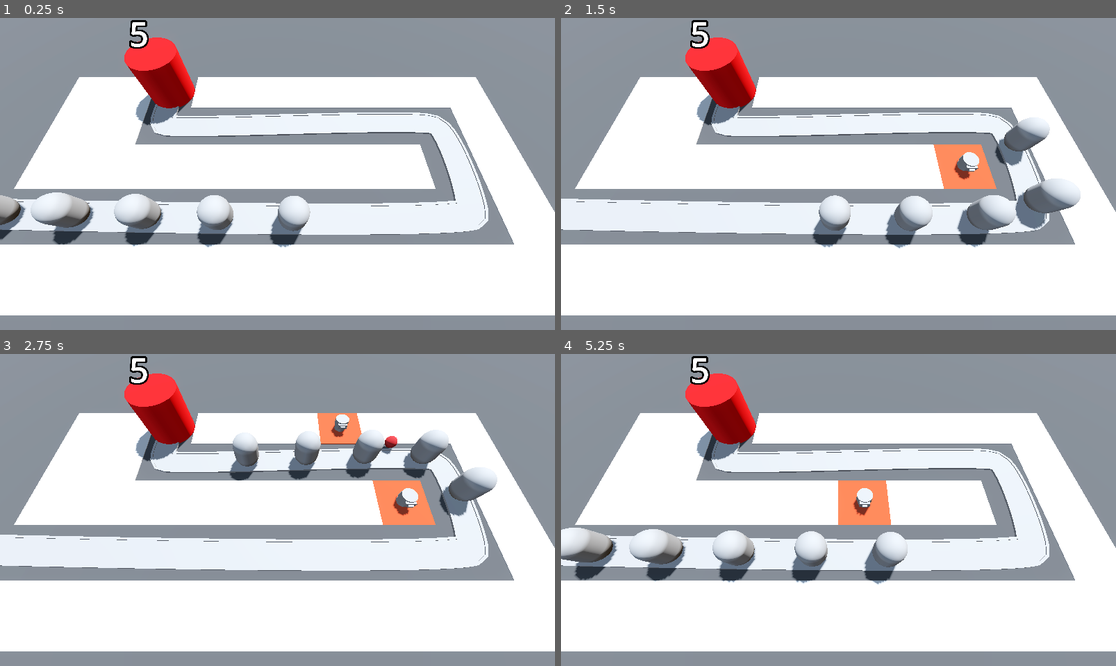
Above: before the commit, frames 1-4 (two rows, left to right).
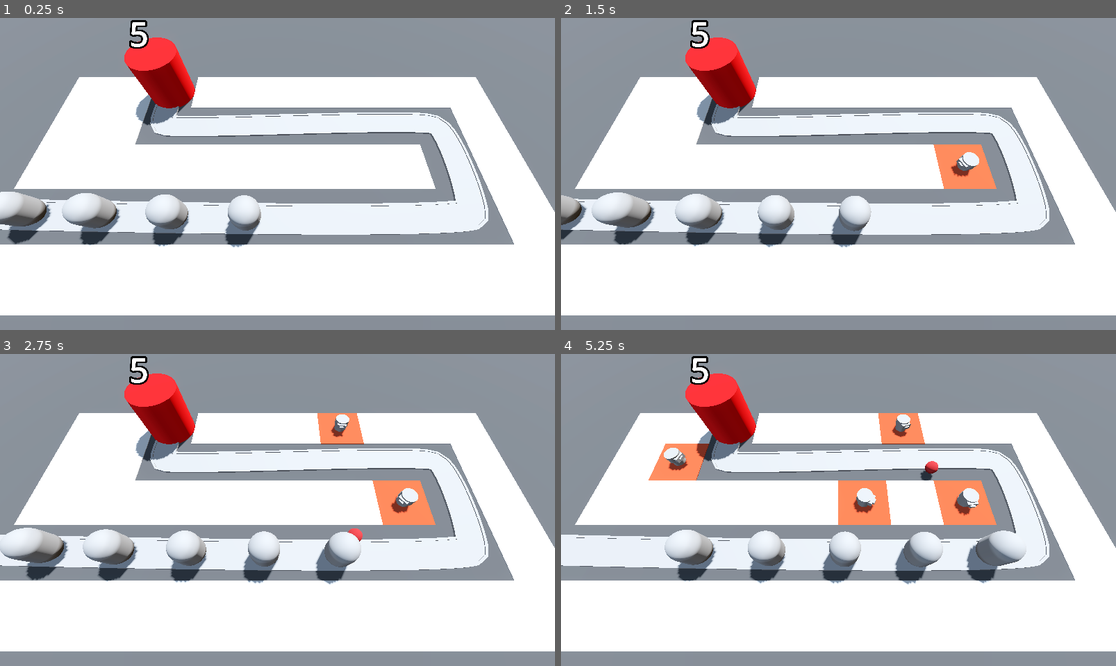
Above: after the commit, the same moments.

Repository: MireiaGonzalez/3d-tower-defence
Game: Godot game, scene res://BaseLevel.tscn
Same seed, same stepped clock (60 frames per second), same inputs: the game is played once before the commit and once after it.
Inputs (mouse positions are in pixels of both pictures, inside the frame that each line leads up to):
- Up to frame 1 (0.25 s): no input
- Up to frame 2 (1.5 s): move the mouse to (960, 158) at 0.52 s; press the mouse at (960, 158) at 0.53 s; move the mouse to (727, 189) at 1.27 s; release the mouse at (727, 189) at 1.28 s; click (727, 189) at 1.35 s
- Up to frame 3 (2.75 s): move the mouse to (333, 441) at 2.02 s; press the mouse at (333, 441) at 2.03 s
- Up to frame 4 (5.25 s): move the mouse to (810, 572) at 2.77 s; release the mouse at (810, 572) at 2.78 s; click (810, 572) at 2.85 s; move the mouse to (1005, 556) at 3.52 s; press the mouse at (1005, 556) at 3.53 s; move the mouse to (672, 463) at 4.27 s; release the mouse at (672, 463) at 4.28 s; click (672, 463) at 4.35 s; move the mouse to (866, 510) at 5.02 s; press the mouse at (866, 510) at 5.03 s

The runs differ from the first frame. In frame 1, 5.9% of the frame differs, in the area x 0-56%, y 55-74%; in frame 2, 7.6%; in frame 3, 7.4%; in frame 4, 11%, in the area x 0-84%, y 18-74%.

Commit message:
aiming turrets at enemies and shooting projectile at that direction

Diff:
--- a/BaseLevel.tscn
+++ b/BaseLevel.tscn
@@ -124,6 +124,7 @@
 [node name="Base" parent="." instance=ExtResource("3_o2j4u")]
 transform = Transform3D(1, 0, 0, 0, 1, 0, 0, 0, 1, -10.0017, 0, -5.89437)
 
-[node name="TurretManager" type="Node3D" parent="."]
+[node name="TurretManager" type="Node3D" parent="." node_paths=PackedStringArray("enemy_path")]
 script = ExtResource("5_cwwxe")
 turret = ExtResource("6_ufkdr")
+enemy_path = NodePath("../Path3D")
--- a/Enemy/enemy.tscn
+++ b/Enemy/enemy.tscn
@@ -9,7 +9,6 @@
 [node name="Enemy" type="PathFollow3D"]
 loop = false
 script = ExtResource("1_2pb1h")
-speed = 15.0
 
 [node name="MeshInstance3D" type="MeshInstance3D" parent="."]
 transform = Transform3D(1, 0, 0, 0, 1, 0, 0, 0, 1, 0, 1.5, 0)
--- a/Turret/projectile.gd
+++ b/Turret/projectile.gd
@@ -1,4 +1,4 @@
-extends Area3D
+class_name Projectile extends Area3D
 
 @export var speed: float = 30
 
--- a/Turret/turret.gd
+++ b/Turret/turret.gd
@@ -1,10 +1,17 @@
-extends Node3D
+class_name Turret extends Node3D
 
 @export var projectile: PackedScene
 
 @onready var turret_top: MeshInstance3D = $TurretBase/TurretTop
 
+var enemy_path: Path3D
+
+func _physics_process(delta: float) -> void:
+	var enemy = enemy_path.get_children().back()
+	look_at(enemy.global_position, Vector3.UP, true)
+
 func _on_timer_timeout() -> void:
-	var shot = projectile.instantiate()
+	var shot = projectile.instantiate() as Projectile
 	add_child(shot)
 	shot.global_position = turret_top.global_position
+	shot.direction = global_transform.basis.z
--- a/turret_manager.gd
+++ b/turret_manager.gd
@@ -1,12 +1,14 @@
 class_name TurretManager extends Node3D
 
 @export var turret: PackedScene
+@export var enemy_path: Path3D
 
 # Called when the node enters the scene tree for the first time.
 func _ready() -> void:
 	pass # Replace with function body.
 
 func build_turret(turret_position: Vector3) -> void:
-	var new_turret = turret.instantiate()
+	var new_turret = turret.instantiate() as Turret
 	add_child(new_turret)
 	new_turret.global_position = turret_position
+	new_turret.enemy_path = enemy_path
